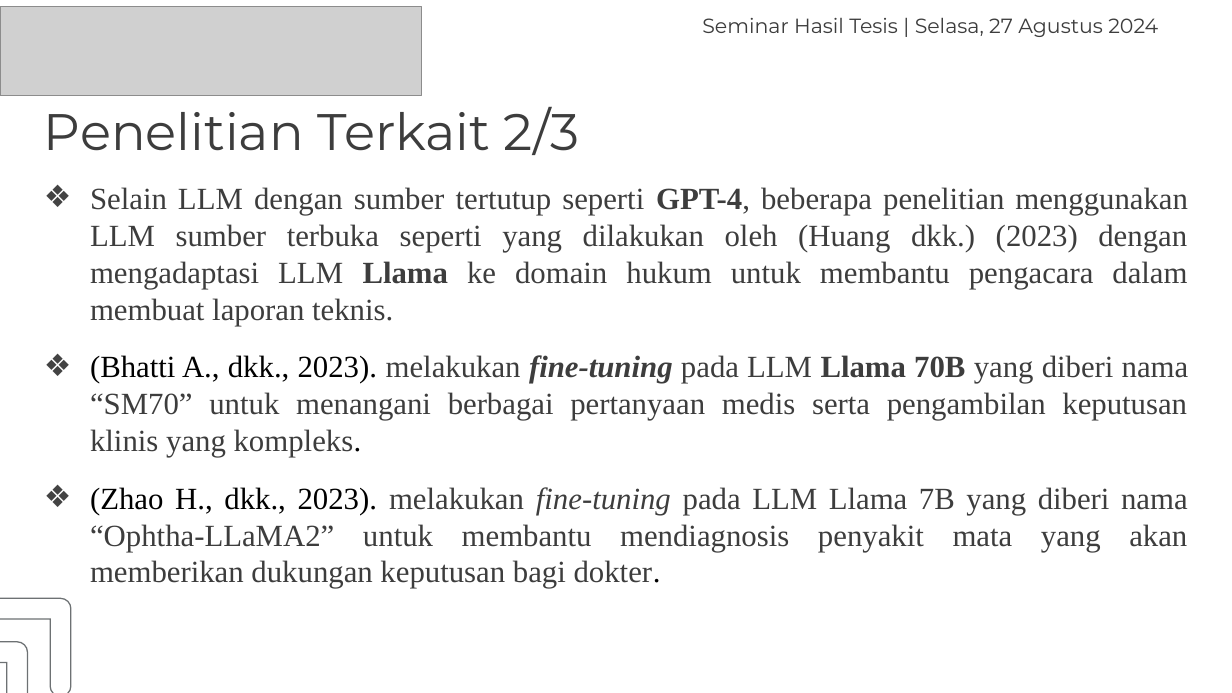
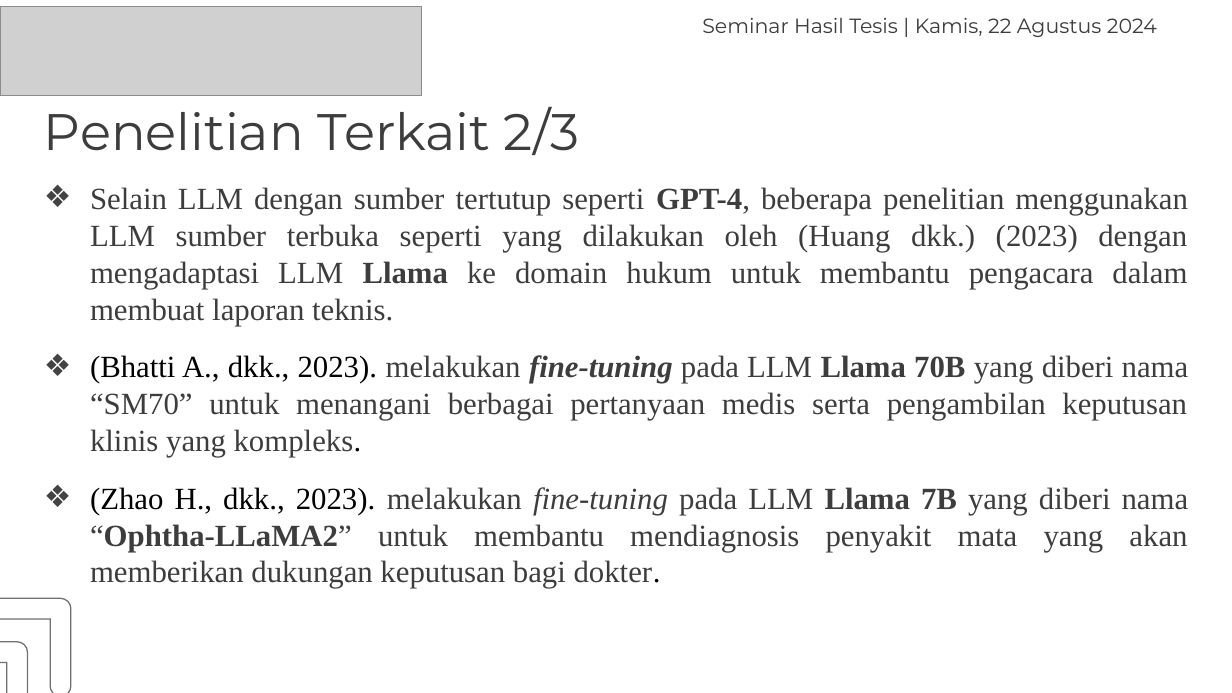
Before and after one commit to haryra/Tesis-s2-ai, a slide deck: slide 11 of Presentasi Hasil Tesis Hary Rachmat 2108207010009.pptx. Drawn at 1232x693 pixels with LibreOffice and Linux fonts; fonts in the diff are those of the drawing; grey boxes stand for pictures. Boxes give left, top, right and bottom in pixels: in the first picture for what was removed or moved away, otherwise in the second. Text is boxed around its words. In the diff, an @@ line names an element or a change of style, - is before the commit and + after.

Commit message:
Commit 9 PPT Seminar Hasil Perbaiki
PPT Seminar Hasil Perbaiki yang Kurang penomoran dan penambahan Keterangan

```diff
--- a/Presentasi Hasil Tesis Hary Rachmat 2108207010009.pptx
+++ b/Presentasi Hasil Tesis Hary Rachmat 2108207010009.pptx
@@ text at [702,18,1157,37]: text changed @@
-Seminar Hasil Tesis | Selasa, 27 Agustus 2024
+Seminar Hasil Tesis | Kamis, 22 Agustus 2024
@@ text at [90,487,1189,589]: bold on in "Llama 7B “Ophtha-LLaMA2”" @@
```
Also in this commit, not shown: 36 other slides changed.
